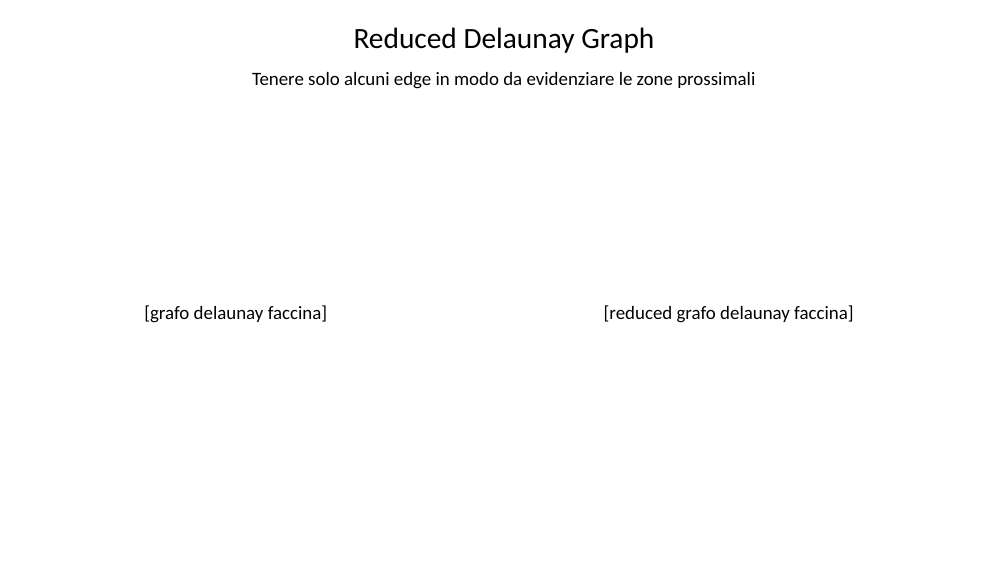
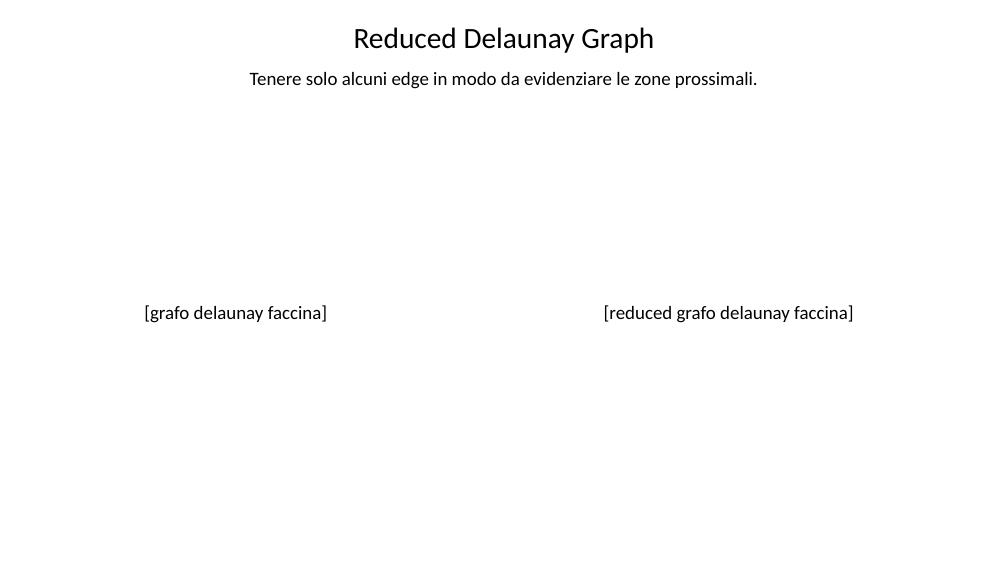
Before and after one commit to Teolul/Dot_Patterns_Perceptual_Grouping_RDG_vs_K-means, a slide deck: slide 9 of presentation.pptx. Drawn at 1008x567 pixels with LibreOffice and Linux fonts; fonts in the diff are those of the drawing; background and template pictures are left out. Boxes give left, top, right and bottom in pixels: in the first picture for what was removed or moved away, otherwise in the second. Text is boxed around its words. In the diff, an @@ line names an element or a change of style, - is before the commit and + after.

```diff
--- a/presentation.pptx
+++ b/presentation.pptx
@@ text at (x1=250, y1=72, x2=758, y2=89): text changed @@
-Tenere solo alcuni edge in modo da evidenziare le zone prossimali
+Tenere solo alcuni edge in modo da evidenziare le zone prossimali.
```
Also in this commit, not shown: 1 other slide changed, 1 other file.
